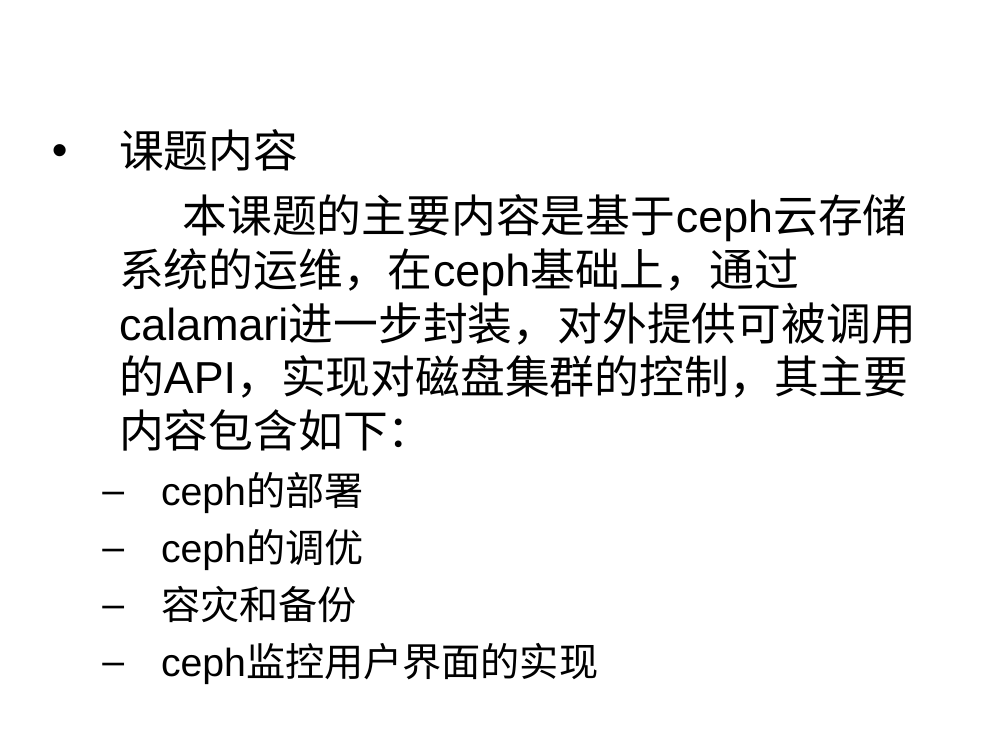
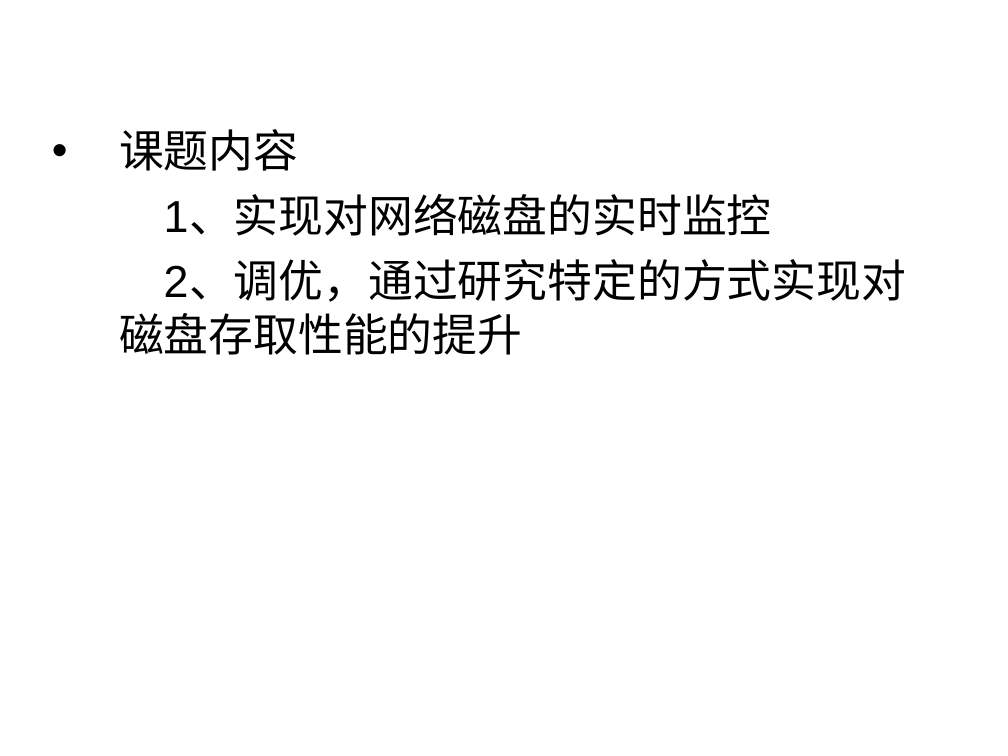
Before and after one commit to liaoliaoanxiao/mediumRepy, a slide deck: slide 10 of 中期答辩.ppt (slide 11 before the commit). Drawn at 1008x756 pixels with LibreOffice and Linux fonts; fonts in the diff are those of the drawing; background and template pictures are left out. Boxes give left, top, right and bottom in pixels: in the first picture for what was removed or moved away, otherwise in the second. Text is boxed around its words. In the diff, an @@ line names an element or a change of style, - is before the commit and + after.

```diff
--- a/中期答辩.ppt
+++ b/中期答辩.ppt
@@ text at [119,197,906,355]: text changed @@
-本课题的主要内容是基于ceph云存储系统的运维，在ceph基础上，通过calamari进一步封装，对外提供可被调用的API，实现对磁盘集群的控制，其主要内容包含如下：
-  – ceph的部署
-  – ceph的调优
-  – 容灾和备份
-  – ceph监控用户界面的实现
+1、实现对网络磁盘的实时监控
+2、调优，通过研究特定的方式实现对磁盘存取性能的提升
```
Also in this commit, not shown: 4 other slides changed, 1 slide added, 4 slides removed, 1 other file.
